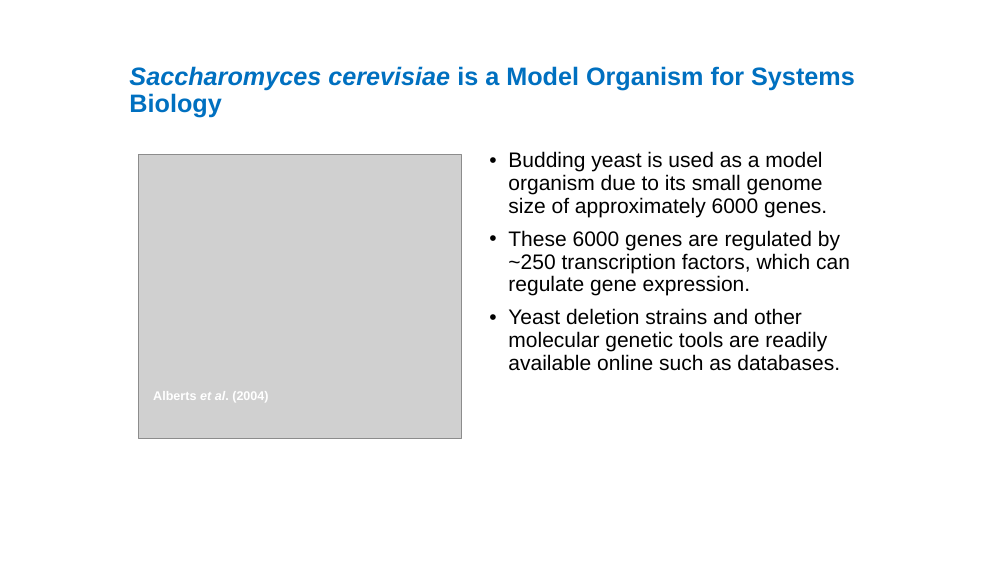
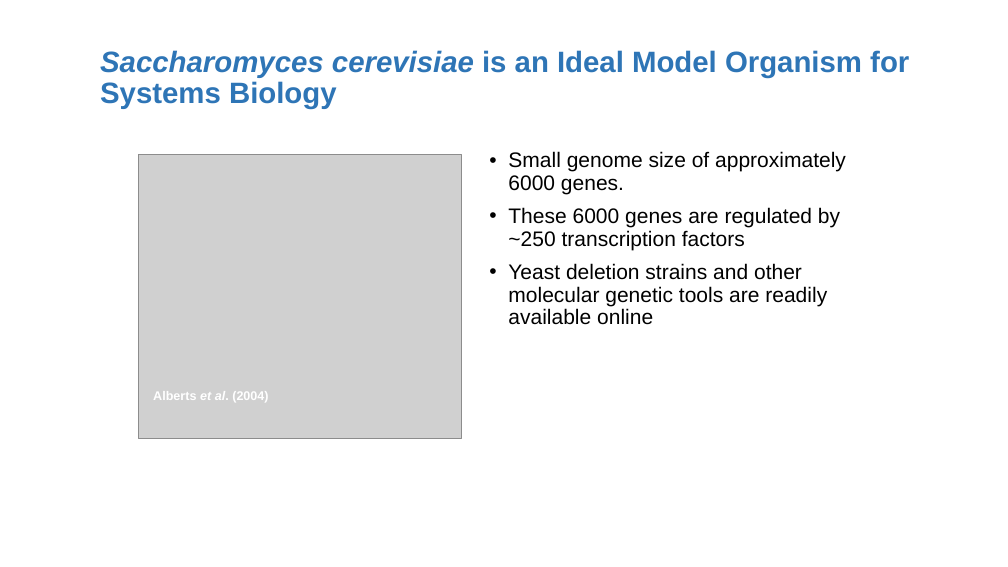
Before and after one commit to kdahlquist/GRNmap, a slide deck: slide 4 of documents/presentations/LMUURS17_NEW.pptx (slide 3 before the commit). Drawn at 1008x567 pixels with LibreOffice and Linux fonts; fonts in the diff are those of the drawing; grey boxes stand for pictures. Boxes give left, top, right and bottom in pixels: in the first picture for what was removed or moved away, otherwise in the second. Text is boxed around its words. In the diff, an @@ line names an element or a change of style, - is before the commit and + after.

```diff
--- a/documents/presentations/LMUURS17_NEW.pptx
+++ b/documents/presentations/LMUURS17_NEW.pptx
@@ title at (100,50,909,109): text changed; size 24 to 28 pt; text colour #0070C0 to #2E75B6 @@
-Saccharomyces cerevisiae is a Model Organism for Systems Biology
+Saccharomyces cerevisiae is an Ideal Model Organism for Systems Biology
@@ text at (508,151,846,325): text changed @@
-• Budding yeast is used as a model organism due to its small genome size of approximately 6000 genes.
-• These 6000 genes are regulated by ~250 transcription factors, which can regulate gene expression.
-• Yeast deletion strains and other molecular genetic tools are readily available online such as databases.
+• Small genome size of approximately 6000 genes.
+• These 6000 genes are regulated by ~250 transcription factors
+• Yeast deletion strains and other molecular genetic tools are readily available online
```
Also in this commit, not shown: 14 other slides changed, 8 slides added, 1 slide removed.
